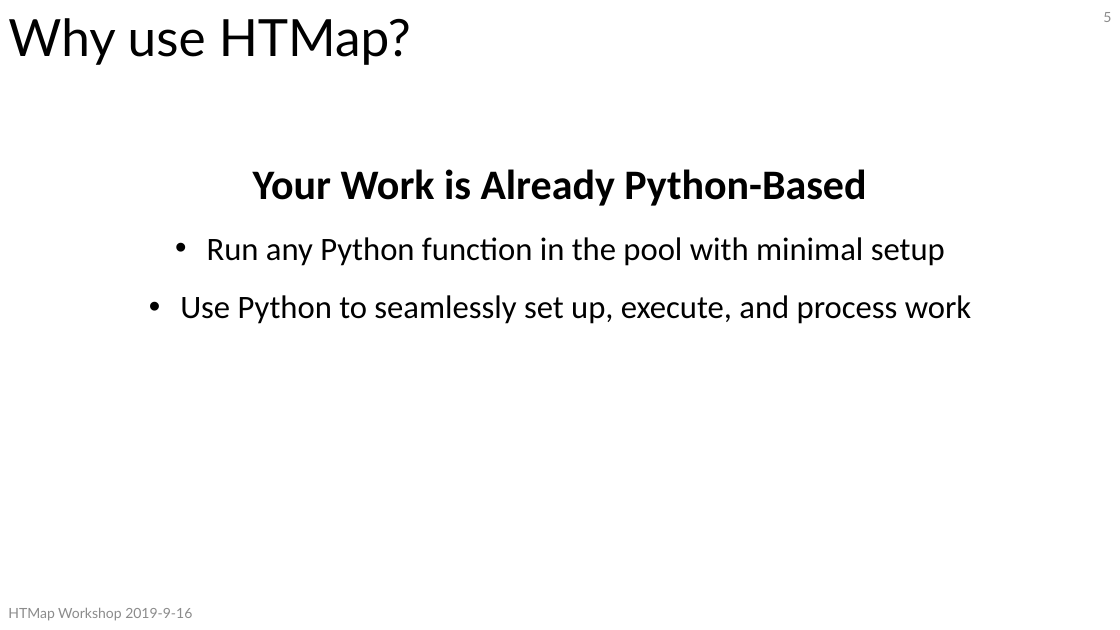
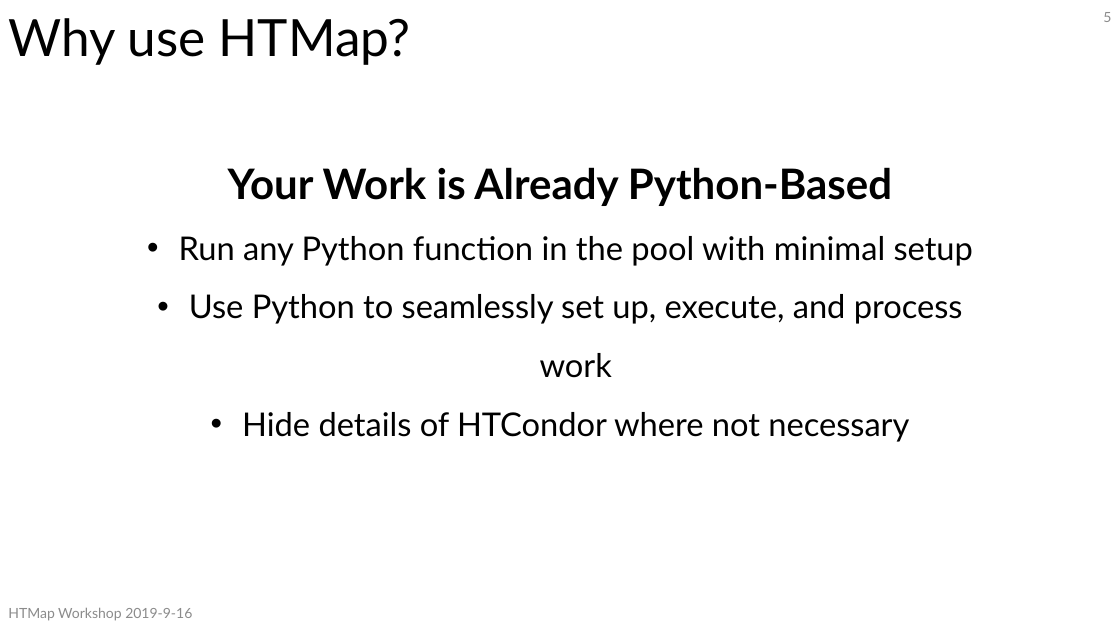
Before and after one commit to CHTC/htmap-workshop-materials, a slide deck: slide 5 of slides/HTMapWorkshop.pptx. Drawn at 1120x630 pixels with LibreOffice and Linux fonts; fonts in the diff are those of the drawing. Boxes give left, top, right and bottom in pixels: in the first picture for what was removed or moved away, otherwise in the second. Text is boxed around its words. In the diff, an @@ line names an element or a change of style, - is before the commit and + after.

```diff
--- a/slides/HTMapWorkshop.pptx
+++ b/slides/HTMapWorkshop.pptx
@@ text at <box>179,167,973,378</box>: font Calibri to Lato in "Your Work is Already Python-Based", "Run any Python function in the pool ...", "Use Python to seamlessly set up, execute, ..." @@
@@ text at <box>242,412,909,442</box>: paragraph added @@
+• Hide details of HTCondor where not necessary
```
Also in this commit, not shown: 4 other slides changed, 7 slides added.
